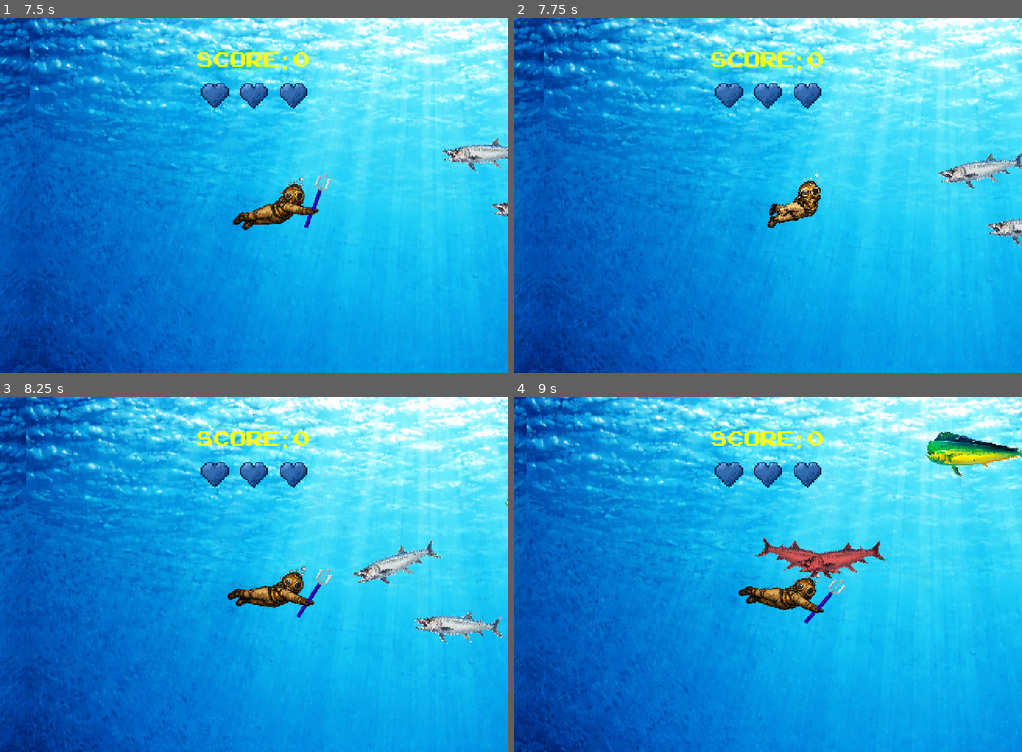
Above: before the commit, frames 1-4 (two rows, left to right).
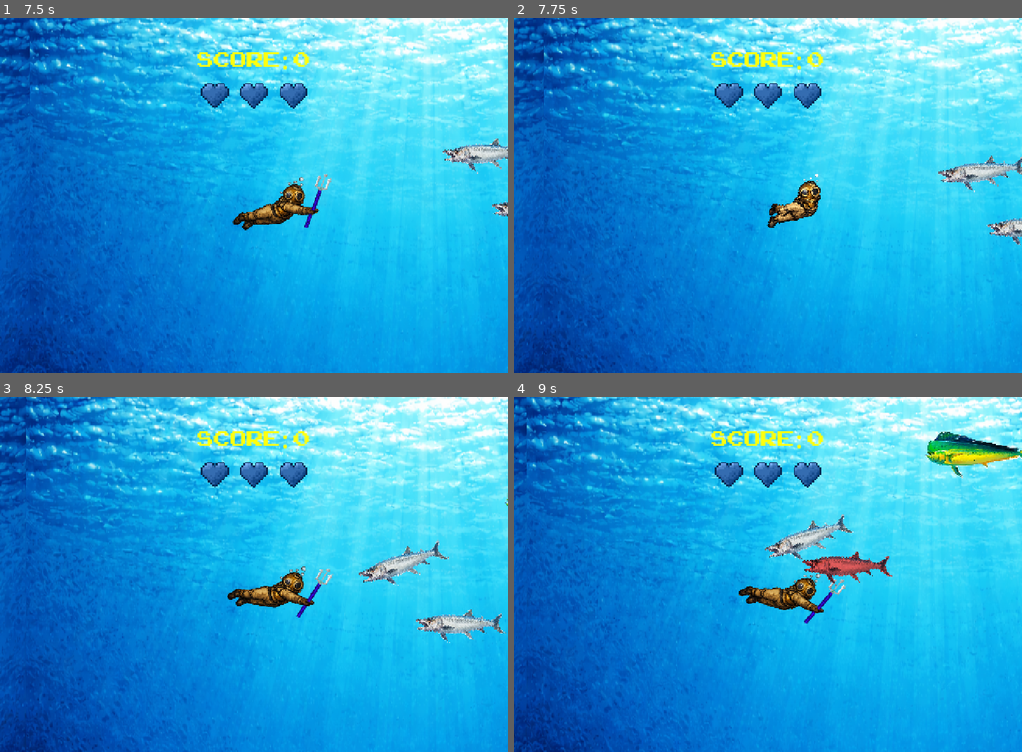
Above: after the commit, the same moments.

Repository: JanzenWill/FAT_SJ
Game: Godot game, scene res://main.tscn
Two runs of this game, one before a commit and one after it. Both use one fixed random seed, a clock stepped at 60 frames per second and the inputs below.
Inputs (mouse positions are in pixels of both pictures, inside the frame that each line leads up to):
- Up to frame 1 (7.5 s): click "START" at 0.5 s; move the mouse to (365, 177) at 1.27 s; hold Right (move_right) 1.28-2.03 s; click (365, 177) at 1.35 s; move the mouse to (152, 213) at 2.02 s; hold Down (move_down) 2.03-2.78 s; click (152, 213) at 2.1 s; move the mouse to (304, 117) at 2.77 s; hold Right (move_right) 2.78-3.53 s; click (304, 117) at 2.85 s; move the mouse to (228, 266) at 3.52 s; hold Up (move_up) 3.53-4.28 s; click (228, 266) at 3.6 s; move the mouse to (406, 248) at 4.27 s; hold Left (move_left) 4.28-5.78 s; click (406, 248) at 4.35 s; move the mouse to (101, 142) at 5.02 s; click (101, 142) at 5.1 s; move the mouse to (279, 195) at 5.77 s; hold Down (move_down) 5.78-6.53 s; click (279, 195) at 5.85 s; move the mouse to (177, 106) at 6.52 s; hold Right (move_right) 6.53-7.28 s; click (177, 106) at 6.6 s; move the mouse to (365, 177) at 7.27 s; hold Up (move_up) from 7.28 s (still down); click (365, 177) at 7.35 s
- Up to frame 2 (7.75 s): keep holding Up (move_up)
- Up to frame 3 (8.25 s): move the mouse to (152, 592) at 8.02 s; release Up (move_up) at 8.03 s; hold Right (move_right) from 8.03 s (still down); click (152, 592) at 8.1 s
- Up to frame 4 (9 s): move the mouse to (818, 496) at 8.77 s; release Right (move_right) at 8.78 s; hold Down (move_down) from 8.78 s (still down); click (818, 496) at 8.85 s

Frame 1 is identical in both runs. In frame 2, 0.6% of the frame differs, in the area x 83-100%, y 37-50%; in frame 3, 1.4%; in frame 4, 2.0%, in the area x 47-75%, y 33-54%.

Commit message:
enter name bug fixed + mob defeat health bonus

Diff:
--- a/hud.gd
+++ b/hud.gd
@@ -40,6 +40,8 @@
 
 func _on_start_button_pressed() -> void:
 	$VBoxContainer/StartButton.hide()
+	$VBoxContainer/NameInput.hide()
+	$VBoxContainer/SaveScoreButton.hide()
 	restart_game.emit()
 
 
--- a/main.gd
+++ b/main.gd
@@ -255,6 +255,8 @@
 func _on_shark_boss_killed() -> void:
 	shark_alive = false
 	shark_boss = null
+	$player.health = $player.max_health
+	$hud.update_health(3)
 
 	for i in range(3):
 		$SharkBossMessages/SharkEnd.visible = true
--- a/malicious_mob.gd
+++ b/malicious_mob.gd
@@ -5,10 +5,10 @@
 @export var damage = 1 # damage it gives
 @export var knockback_strength = 600
 @export var patrol_speed = 190.0 # normal left/right swim speed
-@export var chase_speed = 280.0 # faster speed while chasing player
+@export var chase_speed = 250.0 # faster speed while chasing player
 @export var leash_time = 1.5 # how long it keeps chasing after player leaves range
 @export var tilt_strength = 0.0018 # how much fish rotates based on movement
-@export var tilt_lerp_speed = 0.18 # how quickly rotation catches up
+@export var tilt_lerp_speed = 0.08 #0.18 # how quickly rotation catches up
 @export var direction = 1 # patrol direction: 1 = right, -1 = left
 @export var speed_variability_factor = 1.05
 @export var attack_knockback_strength: float = 1000
Not shown, changed: README.md
